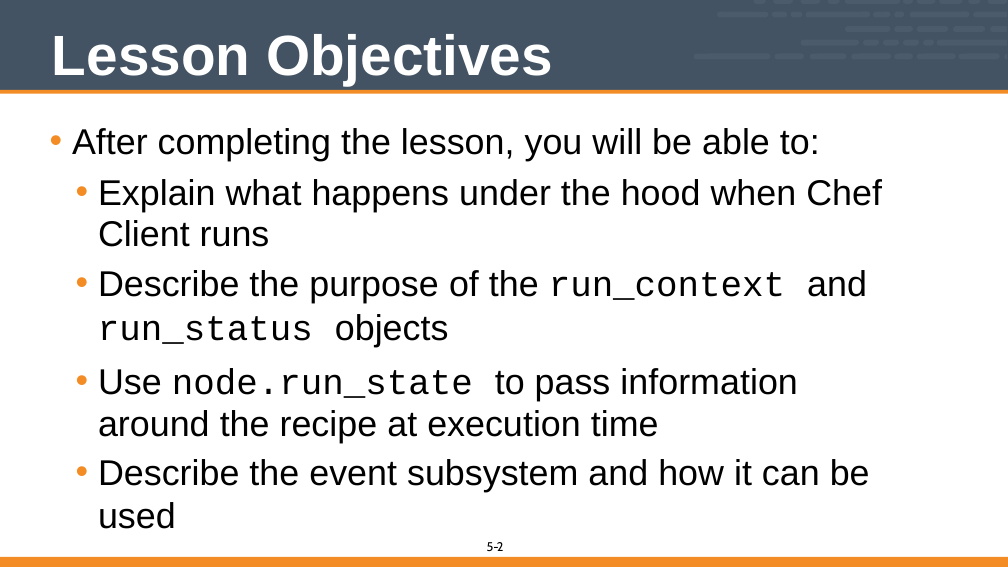
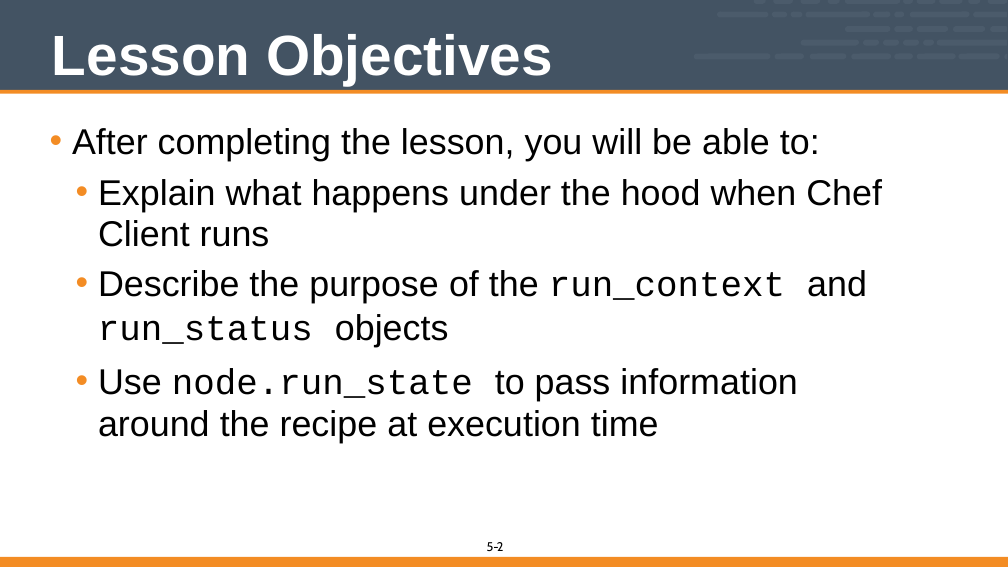
Before and after one commit to vinyar/chef-intermediate, a slide deck: slide 2 of 05-chef_client_run_internals.pptx. Drawn at 1008x567 pixels with LibreOffice and Linux fonts; fonts in the diff are those of the drawing. Boxes give left, top, right and bottom in pixels: in the first picture for what was removed or moved away, otherwise in the second. Text is boxed around its words. In the diff, an @@ line names an element or a change of style, - is before the commit and + after.

Commit message:
Updated chef-client run internals
* Really removed all references to event dispatch because it is not used anywere in any code.
* Updated the formatting of the code to be more Ruby friendly
* Changed the fonts from Courier New to Courier

```diff
--- a/05-chef_client_run_internals.pptx
+++ b/05-chef_client_run_internals.pptx
@@ text at bbox=[98, 459, 870, 492]: paragraph removed @@
-  • Describe the event subsystem and how it can be used
```
Also in this commit, not shown: 4 other slides changed, 2 slides removed.
